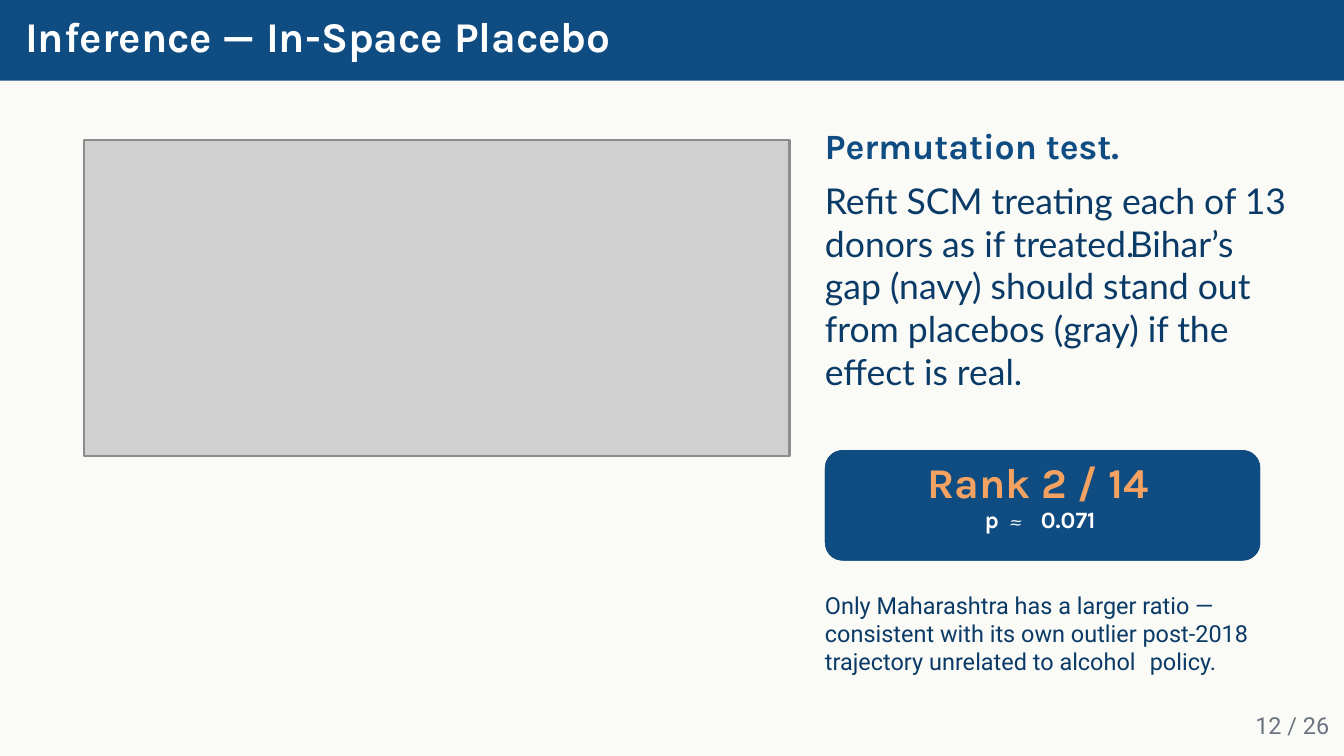
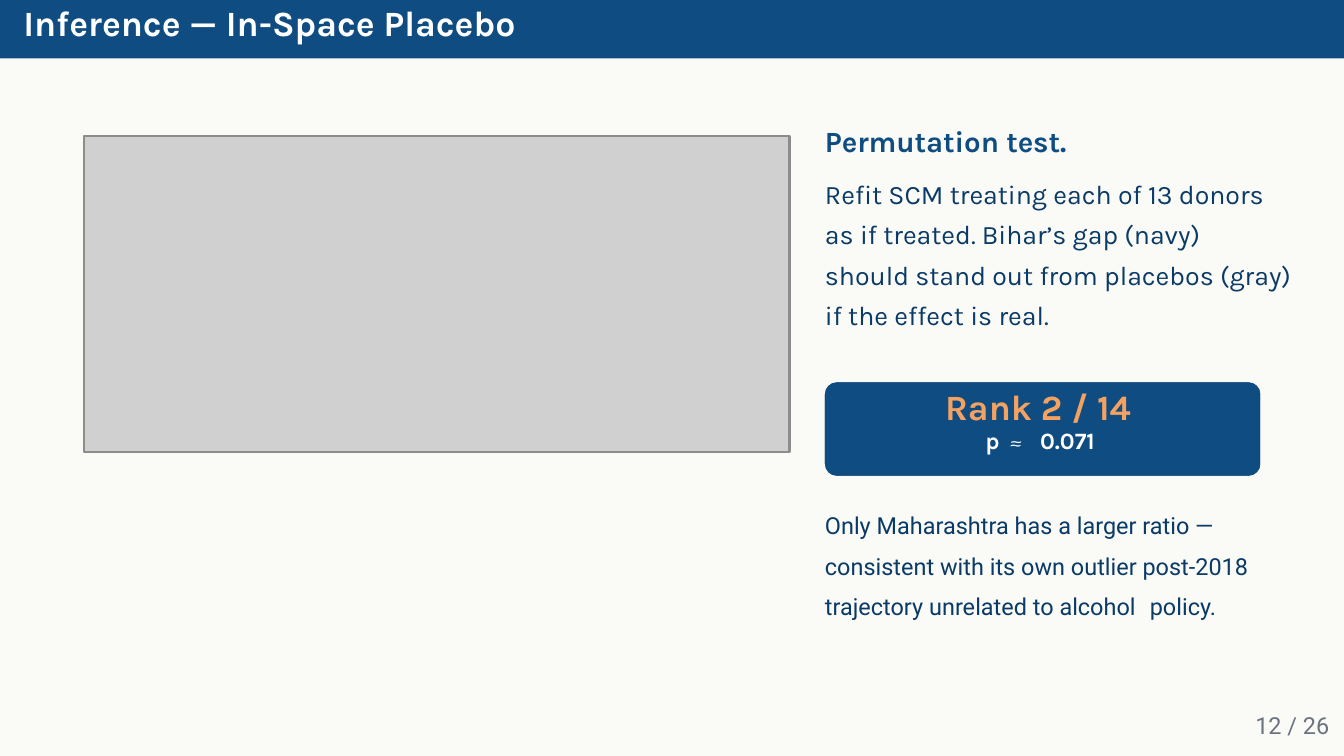
Before and after one commit to amsorrytola/scm-policy-india-, a slide deck: slide 12 of presentation/slides.pptx. Drawn at 1344x756 pixels with LibreOffice and Linux fonts; fonts in the diff are those of the drawing; grey boxes stand for pictures. Boxes give left, top, right and bottom in pixels: in the first picture for what was removed or moved away, otherwise in the second. Text is boxed around its words. In the diff, an @@ line names an element or a change of style, - is before the commit and + after.

```diff
--- a/presentation/slides.pptx
+++ b/presentation/slides.pptx
@@ freeform shape: place and size @@
-freeform shape at (0,0,1344,81)
+freeform shape at (0,0,1344,58)
@@ text "Inference — In-Space Placebo": place and size @@
-text "Inference — In-Space Placebo" at (25,22,611,62)
+text "Inference — In-Space Placebo" at (23,11,516,45)
@@ text "Inference — In-Space Placebo" at (23,11,516,45): size 14.3 to 12 pt @@
@@ picture: place and size @@
-picture at (83,141,789,457)
+picture at (83,137,789,452)
@@ text "Permutation test." at (825,131,1066,153): size 12 to 9.9 pt @@
@@ text at (825,185,1264,211): text changed; size 12 to 9 pt; font Lato to Karla @@
-Refit SCM treating each of 13
+Refit SCM treating each of 13 donors
@@ text at (825,225,975,245): text changed; size 12 to 9 pt; font Lato to Karla @@
-donors as if treated.
+as if treated.
@@ text at (982,224,1200,251): text changed; size 12 to 9 pt; font Lato to Karla @@
-Bihar’s
+Bihar’s gap (navy)
@@ text at (825,265,1291,292): text changed; size 12 to 9 pt; font Lato to Karla @@
-gap (navy) should stand out
+should stand out from placebos (gray)
@@ text at (825,306,1049,326): text changed; size 12 to 9 pt; font Lato to Karla @@
-effect is real.
+if the effect is real.
@@ text removed at (825,314,1228,349) @@
-from placebos (gray) if the
@@ freeform shape: place and size @@
-freeform shape at (826,450,1261,561)
+freeform shape at (826,382,1261,476)
@@ freeform shape: place and size @@
-freeform shape at (826,450,1261,561)
+freeform shape at (826,382,1261,476)
@@ text "Rank 2 / 14" at (945,395,1131,421): size 14.3 to 12 pt @@
@@ text "Rank 2 / 14": place and size @@
-text "Rank 2 / 14" at (928,469,1149,499)
+text "Rank 2 / 14" at (945,395,1131,421)
@@ text "p": place and size @@
-text "p" at (985,516,999,534)
+text "p" at (985,437,999,455)
@@ 3 texts: place and size @@
-3 texts at (825,508,1189,619)
+3 texts at (825,429,1189,539)
@@ text "consistent with its own outlier ...": place and size @@
-text "consistent with its own outlier ..." at (825,624,1249,647)
+text "consistent with its own outlier ..." at (825,557,1249,580)
@@ text "trajectory unrelated to alcohol": place and size @@
-text "trajectory unrelated to alcohol" at (825,652,1136,675)
+text "trajectory unrelated to alcohol" at (825,597,1136,620)
@@ text "policy.": place and size @@
-text "policy." at (1150,652,1216,675)
+text "policy." at (1150,597,1216,620)
```
Also in this commit, not shown: 25 other slides changed, 2 other files.
